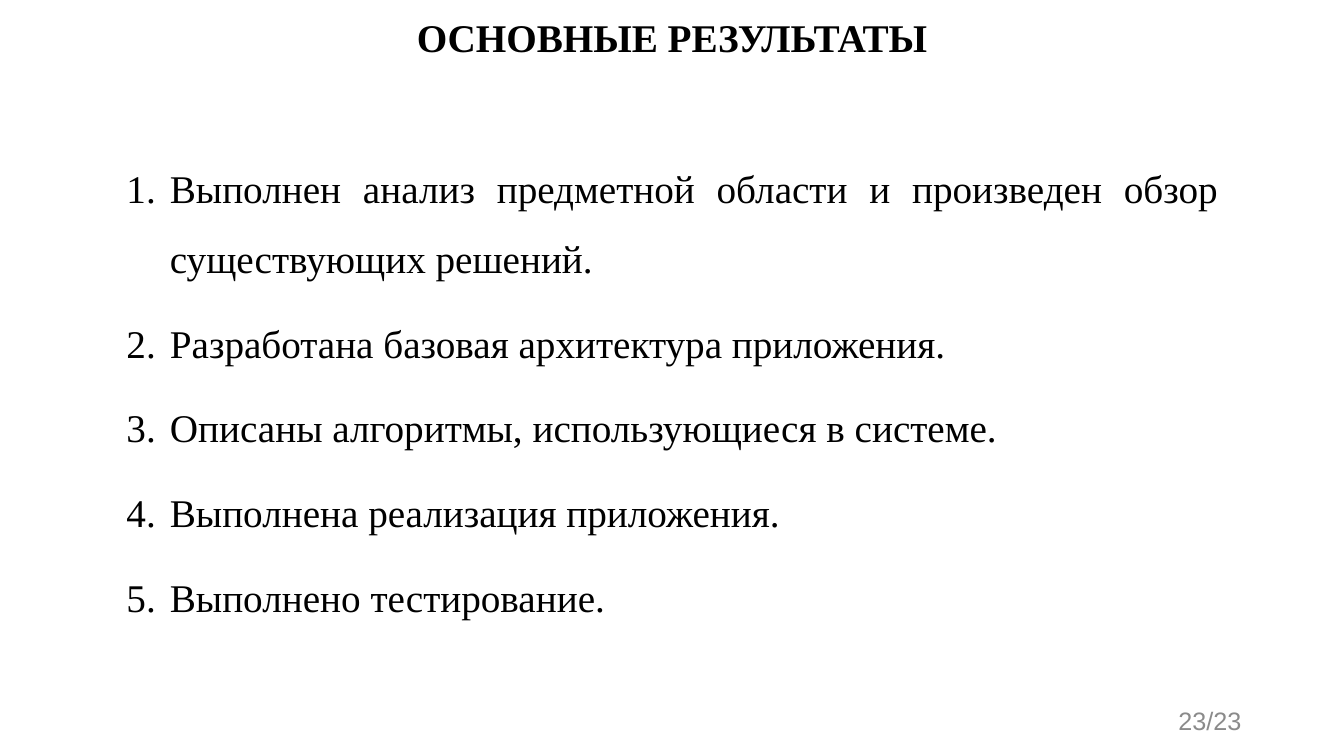
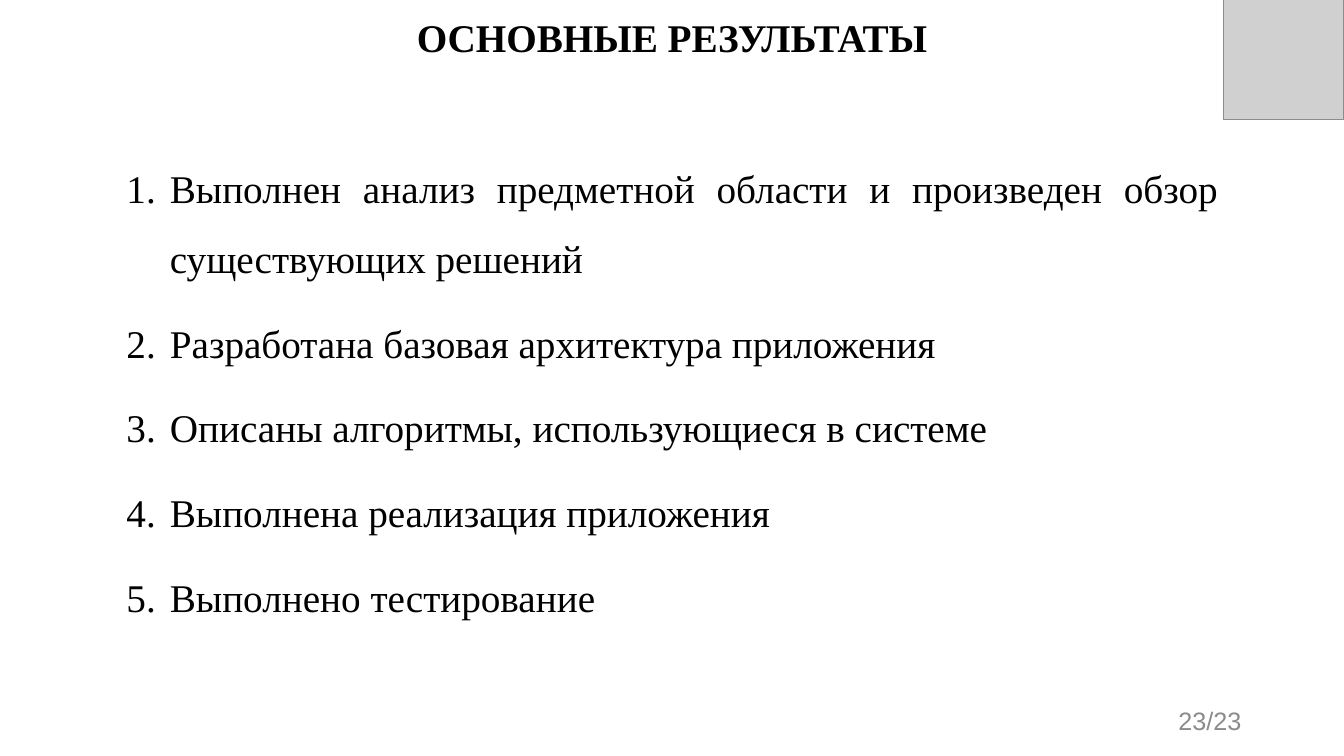
Before and after one commit to evgenkot/uav-route-calculation, a slide deck: slide 23 of doc/GQW/Raschupkin_EV_UAV_Route_Planning.pptx. Drawn at 1344x756 pixels with LibreOffice and Linux fonts; fonts in the diff are those of the drawing; grey boxes stand for pictures. Boxes give left, top, right and bottom in pixels: in the first picture for what was removed or moved away, otherwise in the second. Text is boxed around its words. In the diff, an @@ line names an element or a change of style, - is before the commit and + after.

```diff
--- a/doc/GQW/Raschupkin_EV_UAV_Route_Planning.pptx
+++ b/doc/GQW/Raschupkin_EV_UAV_Route_Planning.pptx
@@ picture added at bbox=[1224, 0, 1344, 120] @@
@@ text at bbox=[170, 175, 1218, 619]: text changed @@
-1. Выполнен анализ предметной области и произведен обзор существующих решений.
-2. Разработана базовая архитектура приложения.
-3. Описаны алгоритмы, использующиеся в системе.
-4. Выполнена реализация приложения.
-5. Выполнено тестирование.
+1. Выполнен анализ предметной области и произведен обзор существующих решений
+2. Разработана базовая архитектура приложения
+3. Описаны алгоритмы, использующиеся в системе
+4. Выполнена реализация приложения
+5. Выполнено тестирование
```
Also in this commit, not shown: 22 other slides changed.
